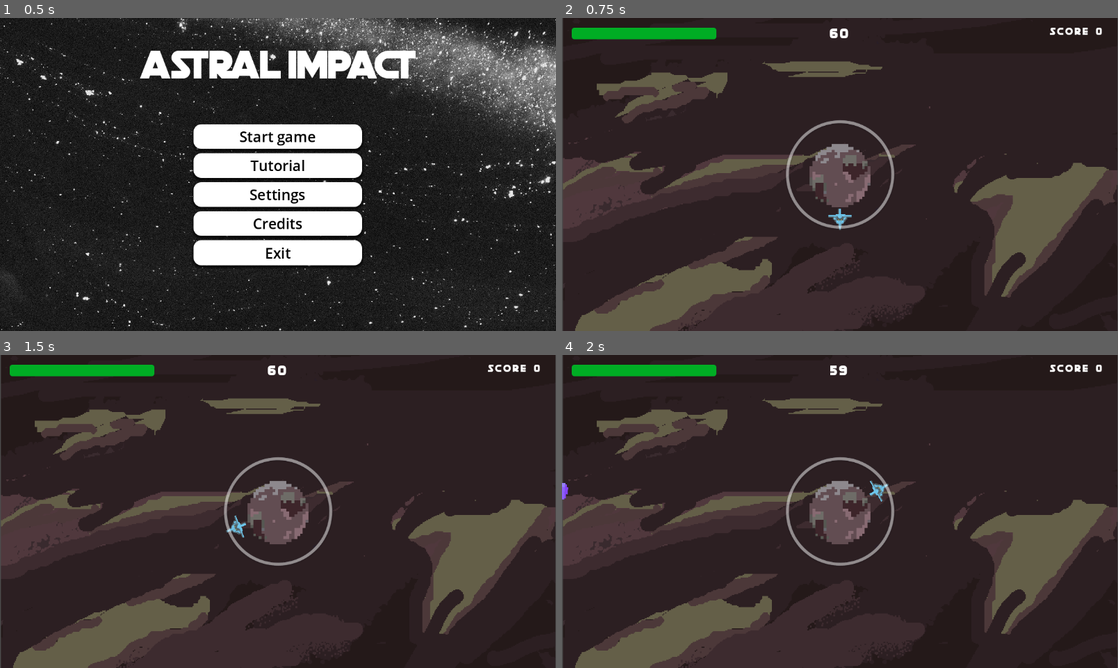
Above: before the commit, frames 1-4 (two rows, left to right).
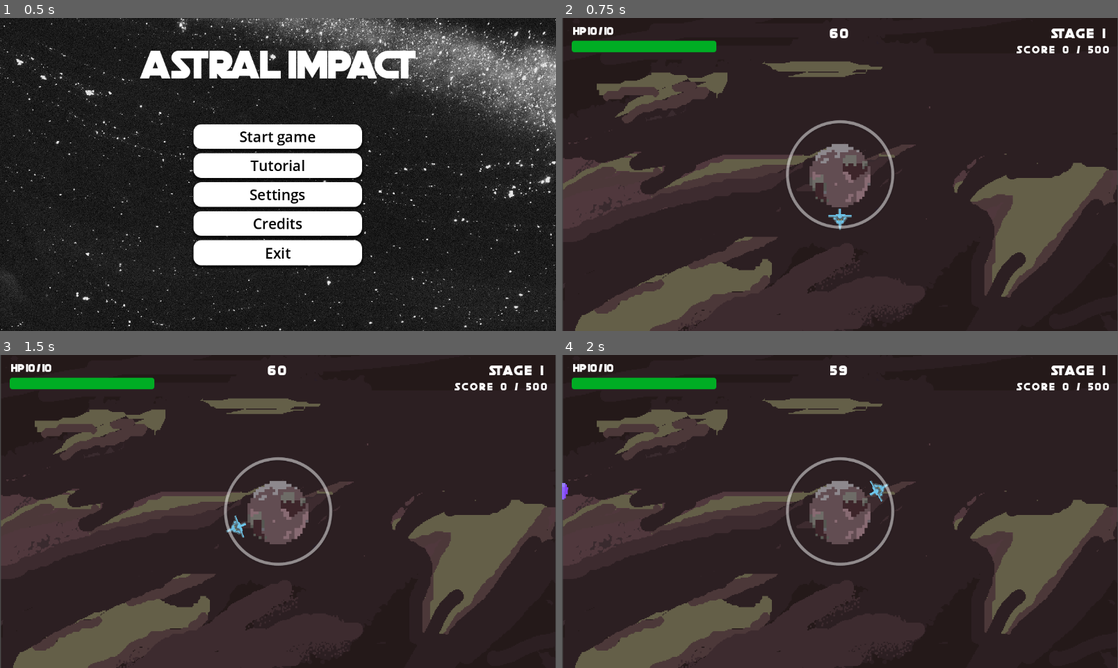
Above: after the commit, the same moments.

Repository: Affirmadrip/orbital-shield-defense
Game: Godot game, scene res://scenes/main_menu.tscn
The game is run twice, just before and just after one commit, with the same random seed, the same clock (stepped at 60 frames per second) and the same inputs.
Inputs:
- Up to frame 1 (0.5 s): no input
- Up to frame 2 (0.75 s): click "Start game" at 0.5 s
- Up to frame 3 (1.5 s): tap Enter at 1.25 s; hold D (Fly_right) from 1.28 s (still down); hold Shift (Fly_Faster) from 1.28 s (still down)
- Up to frame 4 (2 s): keep holding D (Fly_right); keep holding Shift (Fly_Faster)

Frame 1 is identical in both runs. In frame 2, 2.5% of the frame differs, in the area x 1-99%, y 2-12%; in frame 3, 2.5%; in frame 4, 2.5%.

Commit message:
get stage label back lmao, show more score limit

Diff:
--- a/scenes/stage.tscn
+++ b/scenes/stage.tscn
@@ -64,17 +64,19 @@
 [node name="UI" type="CanvasLayer" parent="."]
 
 [node name="HPLabel" type="Label" parent="UI"]
-offset_left = 29.0
-offset_top = 18.0
-offset_right = 110.0
-offset_bottom = 41.0
-text = "Barrier HP"
+offset_left = 23.0
+offset_top = 16.0
+offset_right = 261.0
+offset_bottom = 39.0
+theme_override_fonts/font = ExtResource("8_font")
+theme_override_font_sizes/font_size = 22
+text = "HP"
 
 [node name="HPBar" type="ProgressBar" parent="UI"]
 offset_left = 20.0
-offset_top = 20.0
+offset_top = 47.0
 offset_right = 320.0
-offset_bottom = 44.0
+offset_bottom = 71.0
 theme_override_styles/background = SubResource("StyleBoxFlat_kewym")
 theme_override_styles/fill = SubResource("StyleBoxFlat_6c5u0")
 max_value = 450.0
@@ -91,14 +93,24 @@
 text = "60"
 horizontal_alignment = 1
 
+[node name="StageLabel" type="Label" parent="UI"]
+offset_left = 1000.0
+offset_top = 18.0
+offset_right = 1130.0
+offset_bottom = 41.0
+theme_override_fonts/font = SubResource("FontVariation_spacing")
+theme_override_font_sizes/font_size = 28
+text = "Stage 1"
+horizontal_alignment = 2
+
 [node name="ScoreLabel" type="Label" parent="UI"]
-offset_left = 993.0
-offset_top = 18.0
-offset_right = 1123.0
-offset_bottom = 81.0
+offset_left = 912.0
+offset_top = 56.0
+offset_right = 1138.0
+offset_bottom = 79.0
 theme_override_fonts/font = SubResource("FontVariation_spacing")
 theme_override_font_sizes/font_size = 20
-text = "Score"
+text = "Score 500 / 500"
 horizontal_alignment = 2
 
 [node name="Center" type="Marker2D" parent="."]
--- a/scripts/stage.gd
+++ b/scripts/stage.gd
@@ -9,7 +9,7 @@
 @onready var hp_label: Label = $UI/HPLabel
 @onready var hp_bar: ProgressBar = $UI/HPBar
 @onready var timer_label: Label = $UI/TimerLabel
-
+@onready var stage_label: Label = $UI/StageLabel
 @onready var score_label: Label = $UI/ScoreLabel
 
 var score: int = 0
@@ -112,8 +112,10 @@
 	_update_stage_ui()
 
 func _update_stage_ui() -> void:
+	if stage_label:
+		stage_label.text = "STAGE " + str(current_stage)
 	if score_label:
-		score_label.text = "Score " + str(score)
+		score_label.text = "Score " + str(score) + " / " + str(target_score_for_stage)
 
 func _create_enemy_list(counts: Dictionary) -> void:
 	spawn_queue.clear()
@@ -219,7 +221,7 @@
 		reset_barrier()
 
 func _update_hp_ui() -> void:
-	hp_label.text = "Barrier HP: %d / %d" % [barrier_hp, barrier_max_hp]
+	hp_label.text = "HP %d / %d" % [barrier_hp, barrier_max_hp]
 	hp_bar.max_value = barrier_max_hp
 	hp_bar.value = barrier_hp
 
